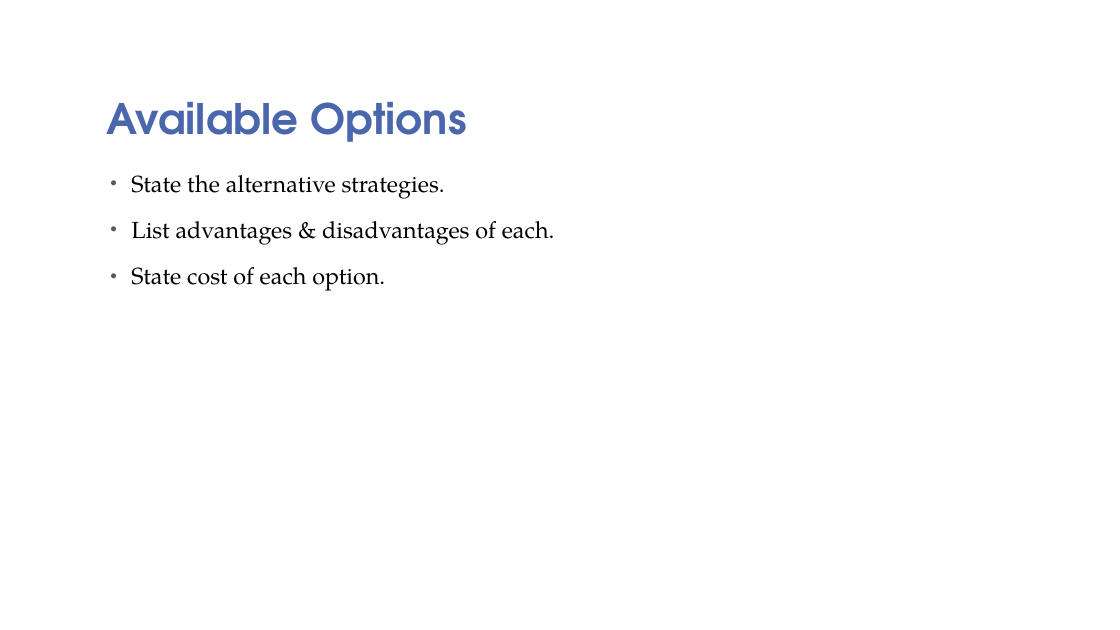
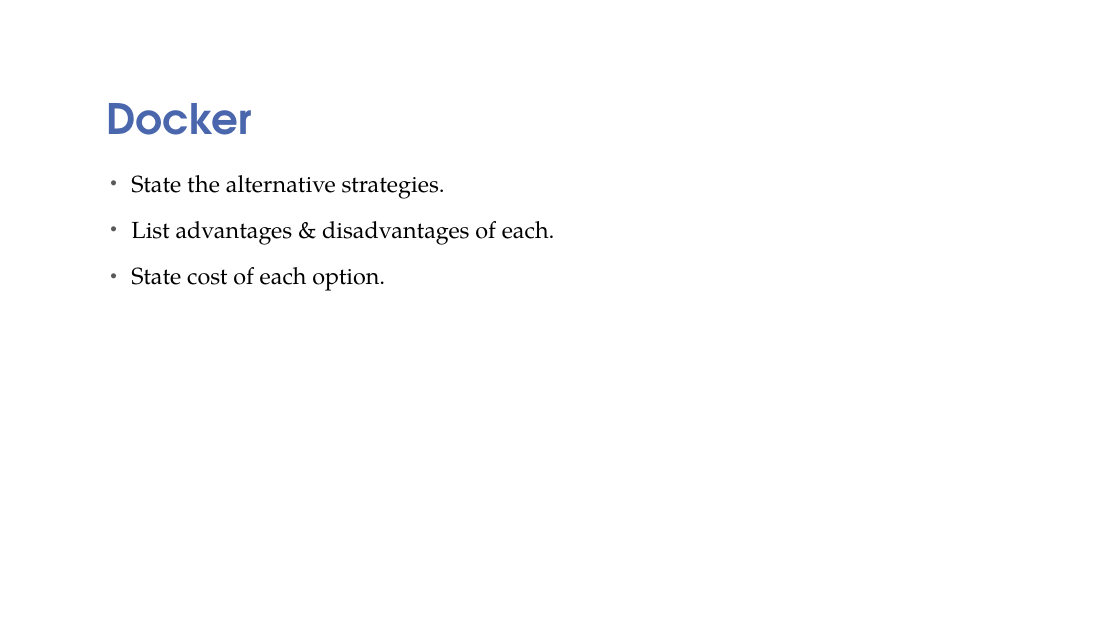
Before and after one commit to deutschah/IOT2, a slide deck: slide 6 of Internet stvari i servisa2.pptx. Drawn at 1120x630 pixels with LibreOffice and Linux fonts; fonts in the diff are those of the drawing; background and template pictures are left out. Boxes give left, top, right and bottom in pixels: in the first picture for what was removed or moved away, otherwise in the second. Text is boxed around its words. In the diff, an @@ line names an element or a change of style, - is before the commit and + after.

```diff
--- a/Internet stvari i servisa2.pptx
+++ b/Internet stvari i servisa2.pptx
@@ title at (106, 103, 252, 135): text changed @@
-Available Options
+Docker
```
Also in this commit, not shown: 2 other slides changed, 1 slide added, 1 slide removed, 11 other files.
